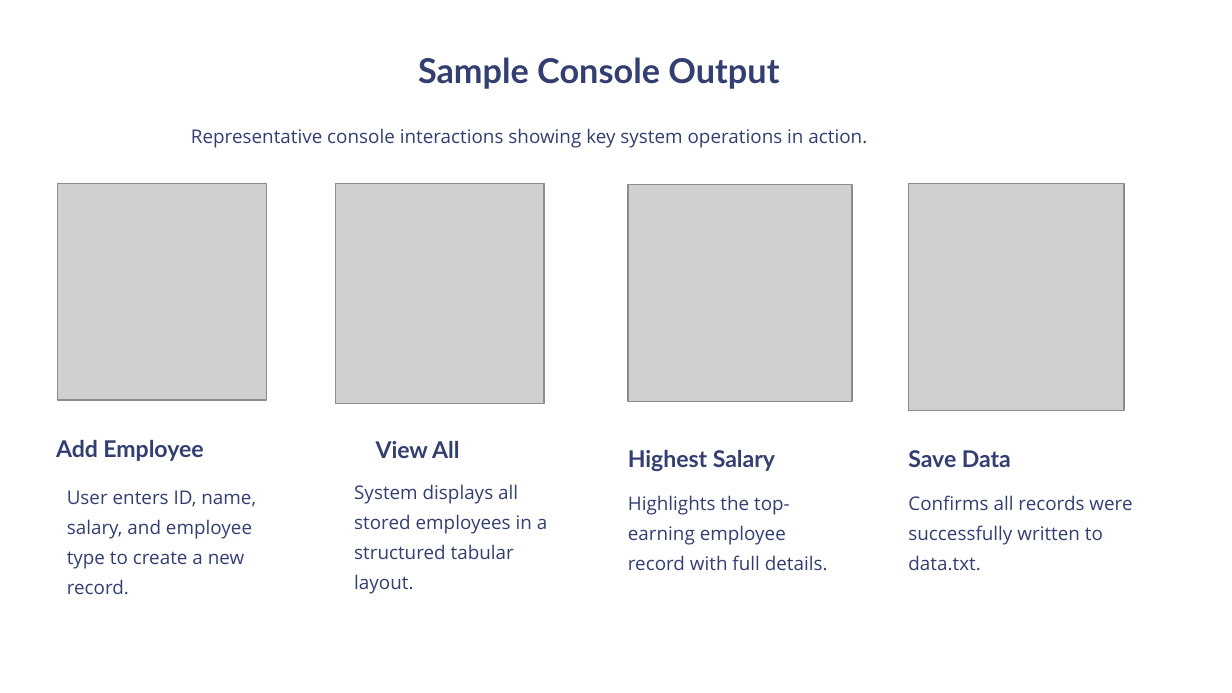
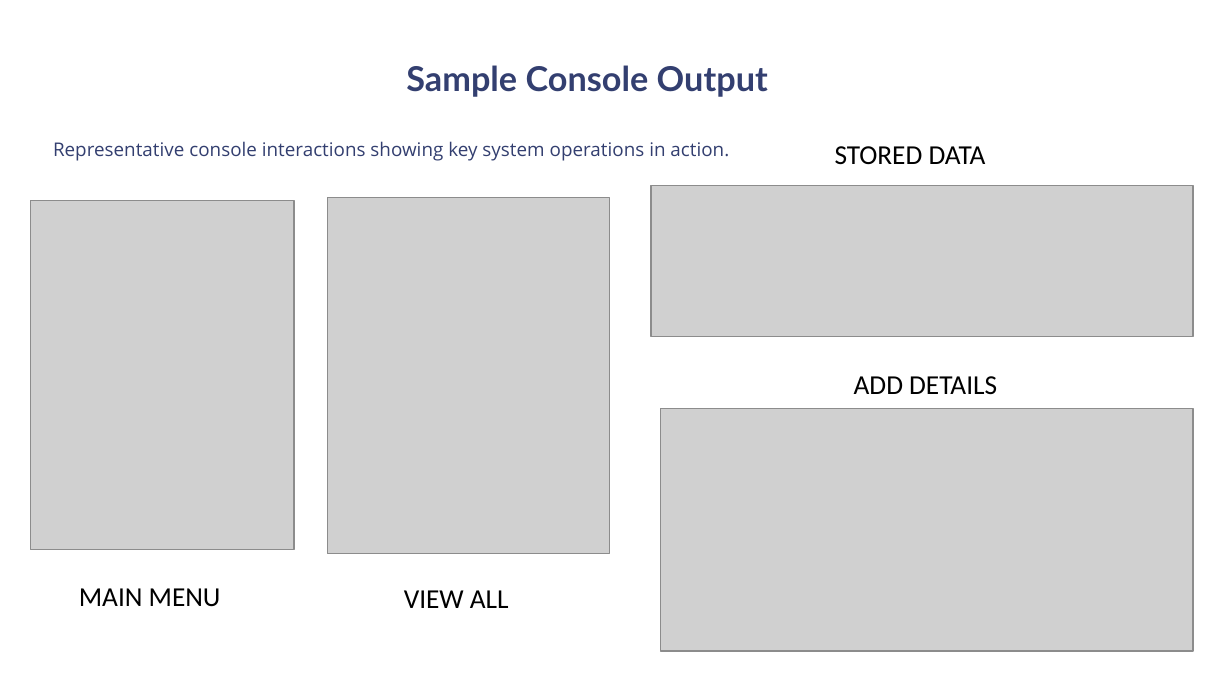
Before and after one commit to daarani24/Employee_Record_Management_System, a slide deck: slide 9 of Employee-Record-Management-System (1).pptx. Drawn at 1232x693 pixels with LibreOffice and Linux fonts; fonts in the diff are those of the drawing; grey boxes stand for pictures; background and template pictures are left out. Boxes give left, top, right and bottom in pixels: in the first picture for what was removed or moved away, otherwise in the second. Text is boxed around its words. In the diff, an @@ line names an element or a change of style, - is before the commit and + after.

```diff
--- a/Employee-Record-Management-System (1).pptx
+++ b/Employee-Record-Management-System (1).pptx
@@ text "Sample Console Output": place and size @@
-text "Sample Console Output" at <box>418,57,779,89</box>
+text "Sample Console Output" at <box>406,65,768,97</box>
@@ text "Representative console interactions showing key ...": place and size @@
-text "Representative console interactions showing key ..." at <box>191,128,867,148</box>
+text "Representative console interactions showing key ..." at <box>53,141,729,161</box>
@@ text added at <box>835,146,986,165</box>, 16 pt, text #000000 @@
+STORED DATA
@@ picture added at <box>31,201,294,549</box> @@
@@ picture removed at <box>58,184,266,400</box> @@
@@ picture added at <box>328,198,610,554</box> @@
@@ picture removed at <box>335,184,543,404</box> @@
@@ picture removed at <box>628,185,853,402</box> @@
@@ picture added at <box>650,186,1193,338</box> @@
@@ picture removed at <box>908,184,1124,411</box> @@
@@ text added at <box>854,376,997,395</box>, 16 pt, text #000000 @@
+ADD DETAILS
@@ picture added at <box>660,409,1193,652</box> @@
@@ text removed at <box>56,440,203,461</box> @@
-Add Employee
@@ text removed at <box>628,450,775,471</box> @@
-Highest Salary
@@ text removed at <box>908,450,1011,467</box> @@
-Save Data
@@ text removed at <box>67,490,256,594</box> @@
-User enters ID, name, salary, and employee type to create a new record.
@@ text removed at <box>354,484,547,594</box> @@
-System displays all stored employees in a structured tabular layout.
@@ text removed at <box>628,495,828,570</box> @@
-Highlights the top-earning employee record with full details.
@@ text removed at <box>908,495,1132,570</box> @@
-Confirms all records were successfully written to data.txt.
@@ text added at <box>79,588,221,607</box>, 16 pt, text #000000 @@
+MAIN MENU
@@ text at <box>404,590,509,608</box>: text changed; size 13.5 to 16 pt; font Lato to Calibri; text colour #333F70 to #000000; bold off @@
-View All
+VIEW ALL
```
Also in this commit, not shown: 1 other file.
